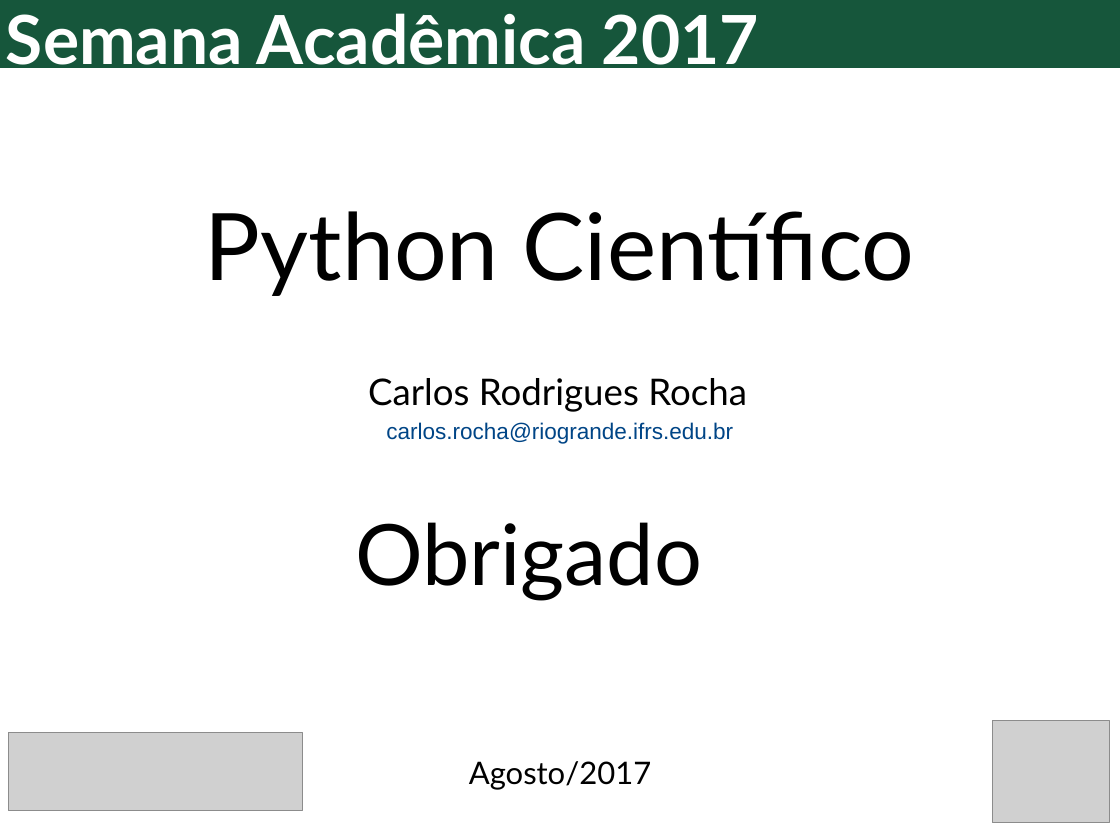
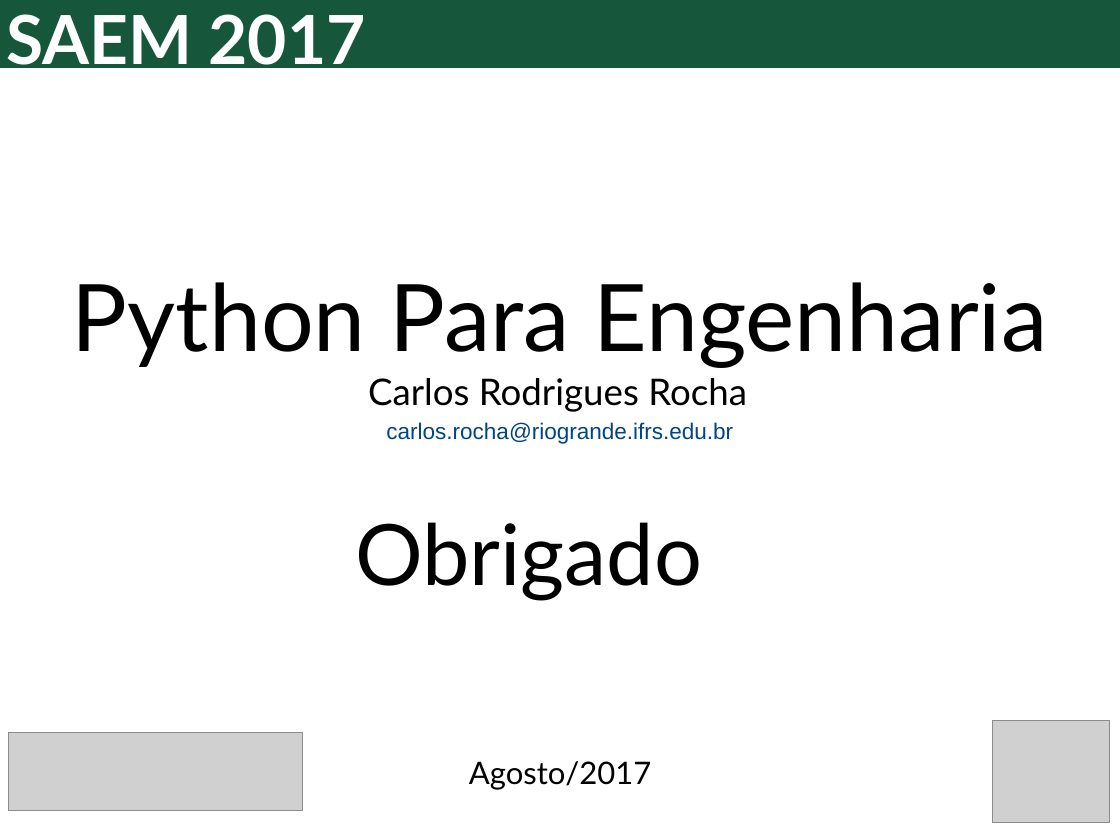
Before and after one commit to cticarlo/cursoPython, a slide deck: slide 38 of PythonEng.odp. Drawn at 1120x840 pixels with LibreOffice and Linux fonts; fonts in the diff are those of the drawing; grey boxes stand for pictures. Boxes give left, top, right and bottom in pixels: in the first picture for what was removed or moved away, otherwise in the second. Text is boxed around its words. In the diff, an @@ line names an element or a change of style, - is before the commit and + after.

Commit message:
Atualização muito atrasada
Acréscimo de atualizações iniciais no material do curso de Python

```diff
--- a/PythonEng.odp
+++ b/PythonEng.odp
@@ text at <box>6,14,366,77</box>: text changed @@
-Semana Acadêmica 2017
+SAEM 2017
@@ text at <box>72,282,1048,368</box>: text changed @@
-Python Científico
+Python Para Engenharia
```
Also in this commit, not shown: 2 other slides changed, 22 other files.
